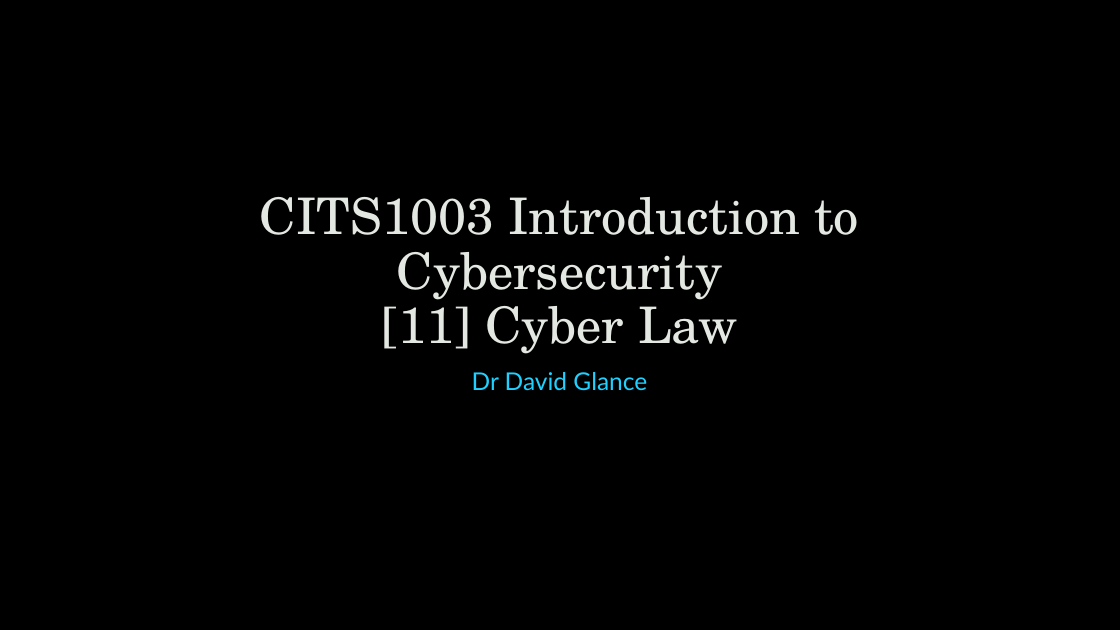
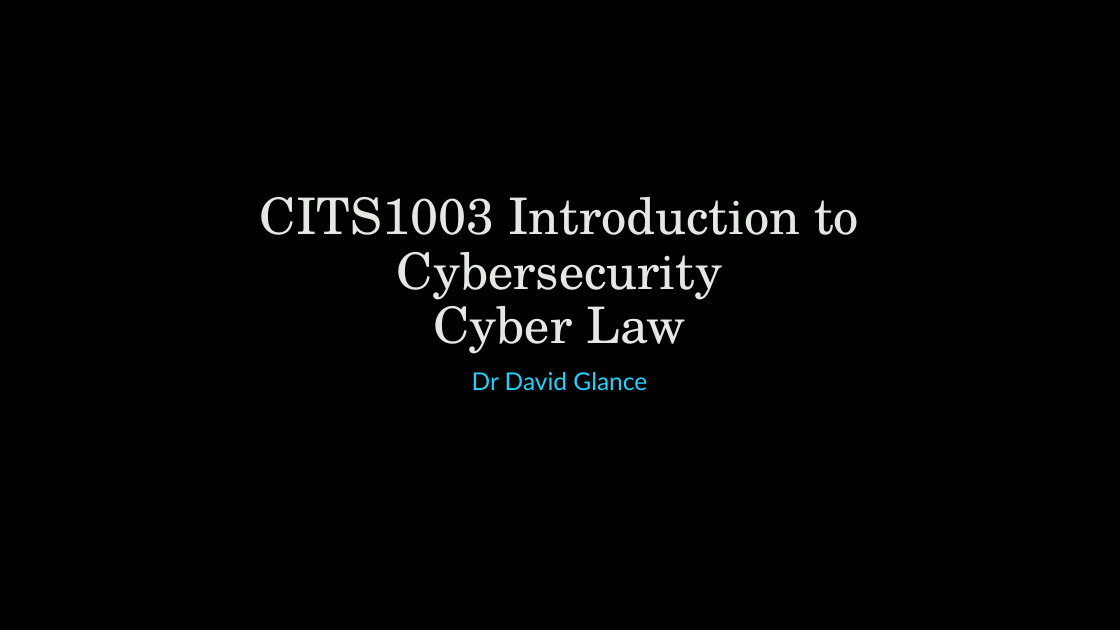
Before and after one commit to robert-mcknight/citx1003, a slide deck: slide 1 of cits1003-lecture_slides/CITS1003-A Cyber Law.pptx. Drawn at 1120x630 pixels with LibreOffice and Linux fonts; fonts in the diff are those of the drawing; background and template pictures are left out. Boxes give left, top, right and bottom in pixels: in the first picture for what was removed or moved away, otherwise in the second. Text is boxed around its words. In the diff, an @@ line names an element or a change of style, - is before the commit and + after.

```diff
--- a/cits1003-lecture_slides/CITS1003-A Cyber Law.pptx
+++ b/cits1003-lecture_slides/CITS1003-A Cyber Law.pptx
@@ title at (260,197,859,354): text changed @@
-CITS1003 Introduction to Cybersecurity
-[11] Cyber Law
+CITS1003 Introduction to Cybersecurity
+Cyber Law
```
Also in this commit, not shown: 4 other slides changed, 7 other files.
